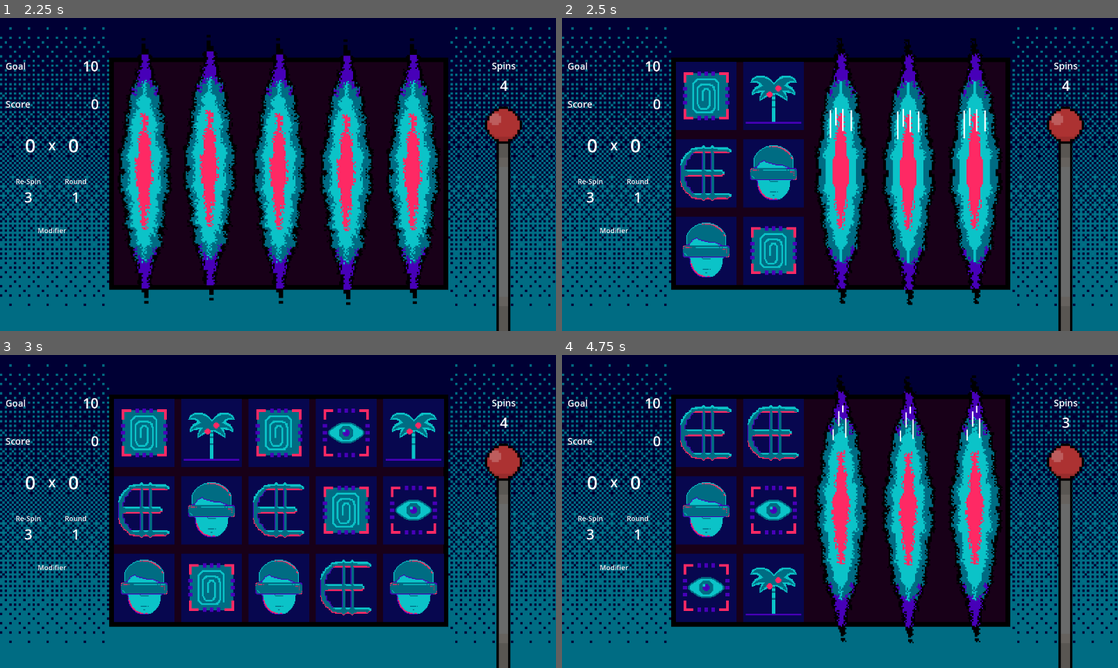
Above: before the commit, frames 1-4 (two rows, left to right).
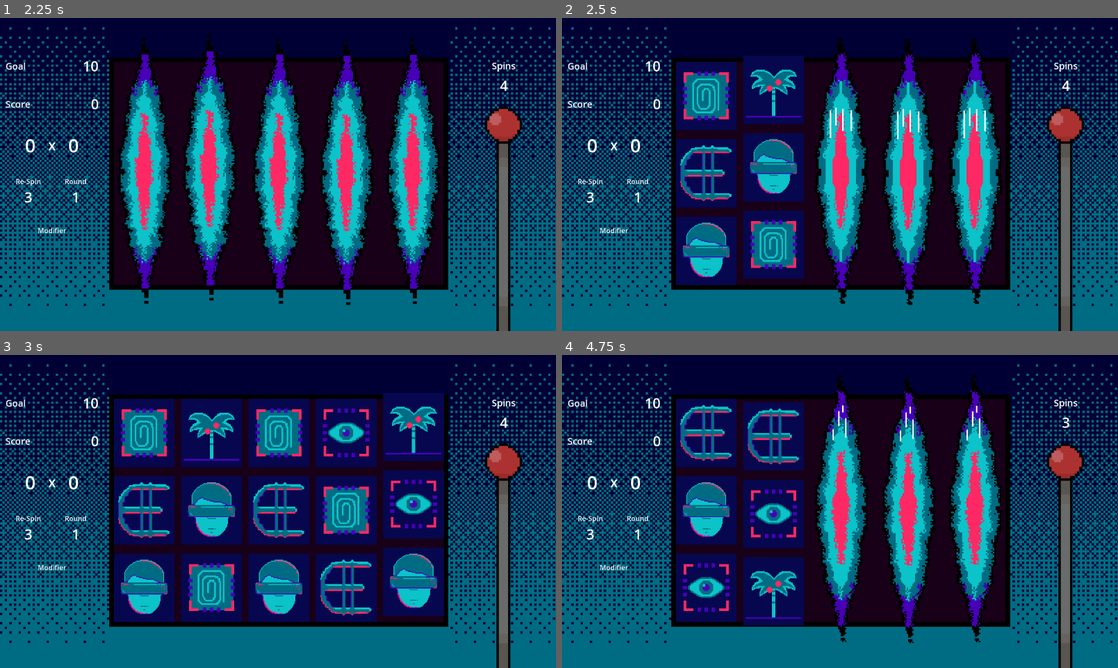
Above: after the commit, the same moments.

Repository: saveligulas/hackathon2025
Game: Godot game, scene res://scenes/mainMenu.tscn
Same seed, same stepped clock (60 frames per second), same inputs: the game is played once before the commit and once after it.
Inputs (mouse positions are in pixels of both pictures, inside the frame that each line leads up to):
- Up to frame 1 (2.25 s): click "Play" at 0.5 s; click (505, 212) at 1.25 s; click (505, 212) at 2 s
- Up to frame 2 (2.5 s): no input
- Up to frame 3 (3 s): click (505, 549) at 2.75 s
- Up to frame 4 (4.75 s): tap Enter at 3.5 s

Frame 1 is identical in both runs. In frame 2, 3.5% of the frame differs, in the area x 32-44%, y 12-86%; in frame 3, 3.5%, in the area x 68-80%, y 12-86%; in frame 4, 2.8%.

Commit message:
Add reel lock in animation

Diff:
--- a/src/symbol/reel_display.gd
+++ b/src/symbol/reel_display.gd
@@ -24,6 +24,14 @@
 
 func reveal():
     show()
+    var original_pos = position
+    var offset = Vector2(0, 40)
+    position = original_pos + offset
+
+    var tween = create_tween()
+    tween.tween_property(self, "position", original_pos, 0.28) \
+        .set_trans(Tween.TRANS_ELASTIC) \
+        .set_ease(Tween.EASE_OUT)
 
 func prepare_for_spin():
     hide()
